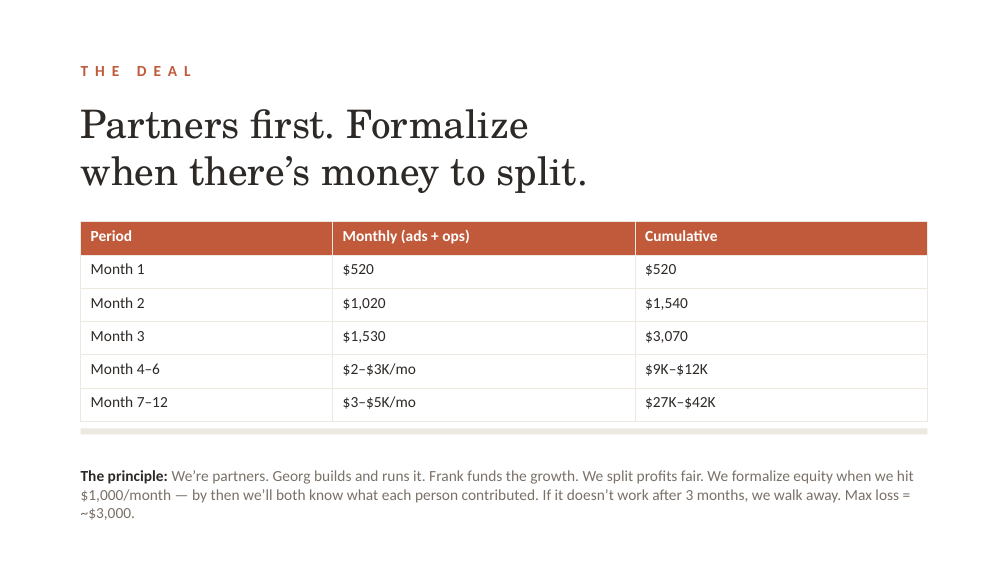
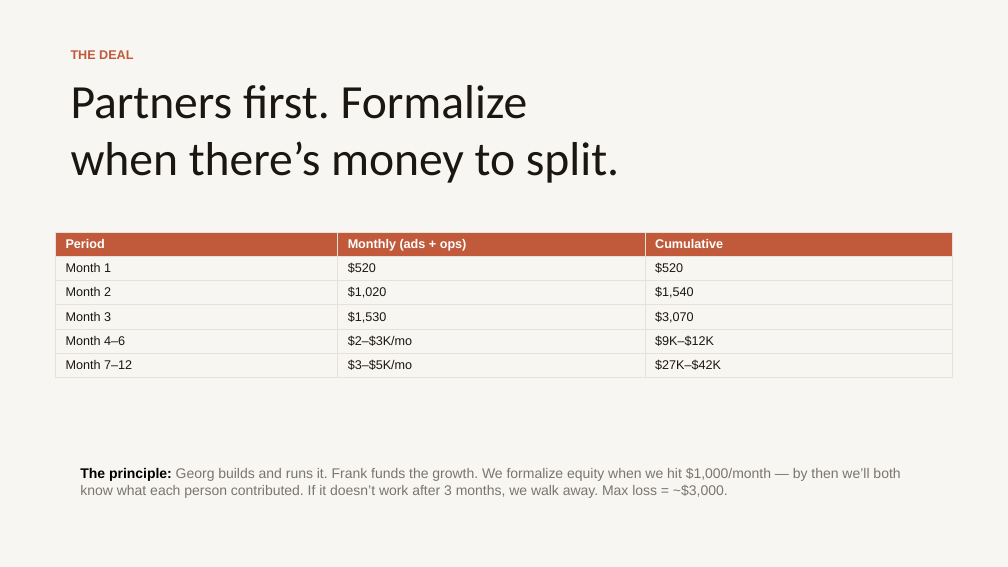
Before and after one commit to georgchimion-oss/venue, a slide deck: slide 12 of docs/VENUE-Business-Plan.pptx (slide 10 before the commit). Drawn at 1008x567 pixels with LibreOffice and Linux fonts; fonts in the diff are those of the drawing. Boxes give left, top, right and bottom in pixels: in the first picture for what was removed or moved away, otherwise in the second. Text is boxed around its words. In the diff, an @@ line names an element or a change of style, - is before the commit and + after.

```diff
--- a/docs/VENUE-Business-Plan.pptx
+++ b/docs/VENUE-Business-Plan.pptx
@@ background #FFFFFF to #F8F6F2 @@
@@ text "THE DEAL": place and size @@
-text "THE DEAL" at <box>81,470,105,481</box>
+text "THE DEAL" at <box>71,50,133,59</box>
@@ text "THE DEAL" at <box>71,50,133,59</box>: size 11 to 9 pt, font Calibri to Arial, letter spacing 5 to 0 pt @@
@@ text "Partners first. Formalize": place and size @@
-text "Partners first. Formalize" at <box>81,109,588,193</box>
+text "Partners first. Formalize" at <box>71,85,619,183</box>
@@ text "Partners first. Formalize" at <box>71,85,619,183</box>: size 28 to 34 pt, font TeX Gyre Schola to Calibri, text colour #2D2926 to #1A1612 @@
@@ table at <box>55,232,953,374</box> @@
@@ size 11 to 9 pt, font Calibri to Arial @@
@@ text colour #2D2926 to #1A1612 in "Month 1", "$520", "$520", "Month 2" and 11 more places @@
@@ borders changed @@
@@ table: place and size @@
-table at <box>81,222,927,413</box>
+table at <box>55,232,953,374</box>
@@ rectangle removed at <box>81,428,927,434</box> @@
@@ text at <box>80,468,900,498</box>: text changed; size 11 to 10 pt; font Calibri to Arial; text colour #7A7168 to #7A756F @@
-The principle: We’re partners. Georg builds and runs it. Frank funds the growth. We split profits fair. We formalize equity when we hit $1,000/month — by then we’ll both know what each person contributed. If it doesn’t work after 3 months, we walk away. Max loss = ~$3,000.
+The principle: Georg builds and runs it. Frank funds the growth. We formalize equity when we hit $1,000/month — by then we’ll both know what each person contributed. If it doesn’t work after 3 months, we walk away. Max loss = ~$3,000.
```
Also in this commit, not shown: 11 other slides changed, 3 slides added, 1 slide removed, 34 other files.
